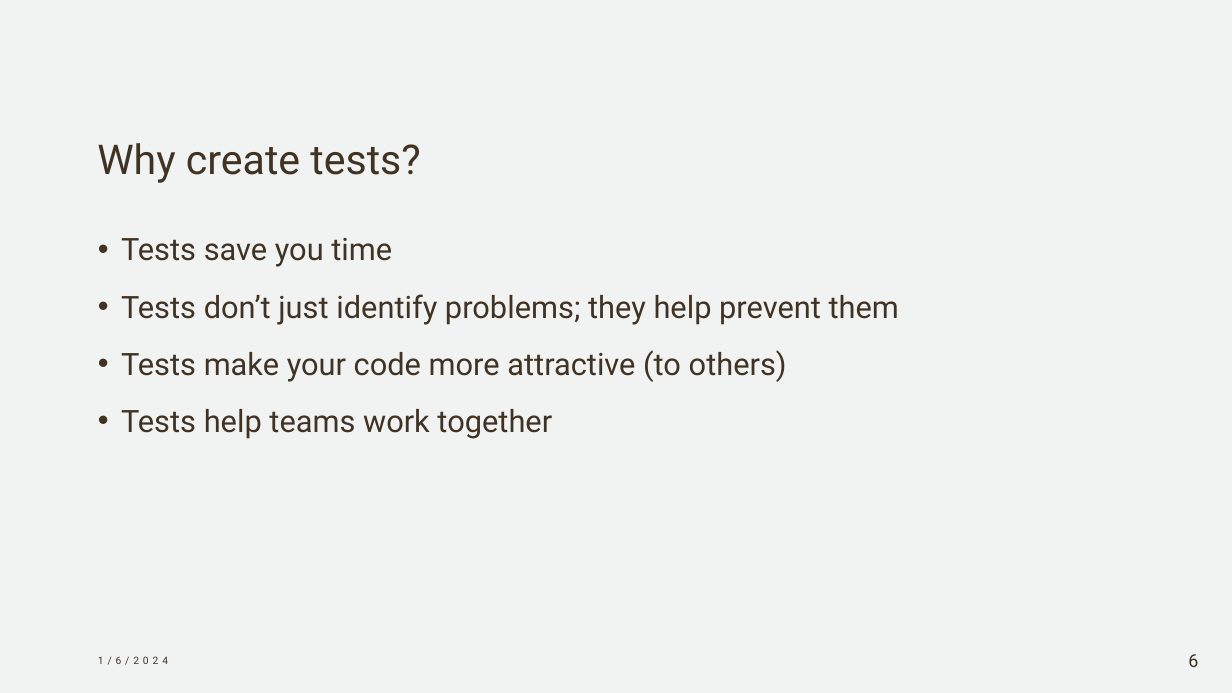
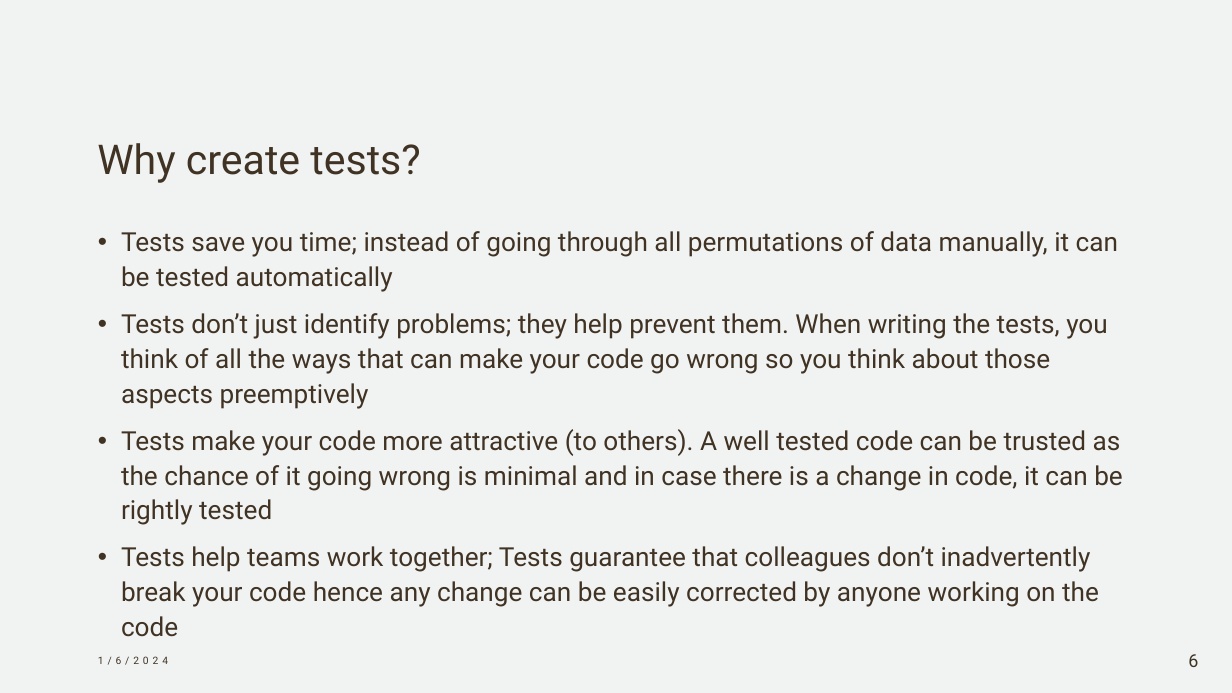
Before and after one commit to umairazfar/WAS, a slide deck: slide 6 of Lectures/Lecture06 - Automated Testing.pptx. Drawn at 1232x693 pixels with LibreOffice and Linux fonts; fonts in the diff are those of the drawing. Boxes give left, top, right and bottom in pixels: in the first picture for what was removed or moved away, otherwise in the second. Text is boxed around its words. In the diff, an @@ line names an element or a change of style, - is before the commit and + after.

```diff
--- a/Lectures/Lecture06 - Automated Testing.pptx
+++ b/Lectures/Lecture06 - Automated Testing.pptx
@@ text at bbox=[121, 231, 1123, 637]: text changed; size 24 to 20.4 pt @@
-• Tests save you time
-• Tests don’t just identify problems; they help prevent them
-• Tests make your code more attractive (to others)
-• Tests help teams work together
+• Tests save you time; instead of going through all permutations of data manually, it can be tested automatically
+• Tests don’t just identify problems; they help prevent them. When writing the tests, you think of all the ways that can make your code go wrong so you think about those aspects preemptively
+• Tests make your code more attractive (to others). A well tested code can be trusted as the chance of it going wrong is minimal and in case there is a change in code, it can be rightly tested
+• Tests help teams work together; Tests guarantee that colleagues don’t inadvertently break your code hence any change can be easily corrected by anyone working on the code
```
Also in this commit, not shown: 8 slides added, 18 slides removed.
